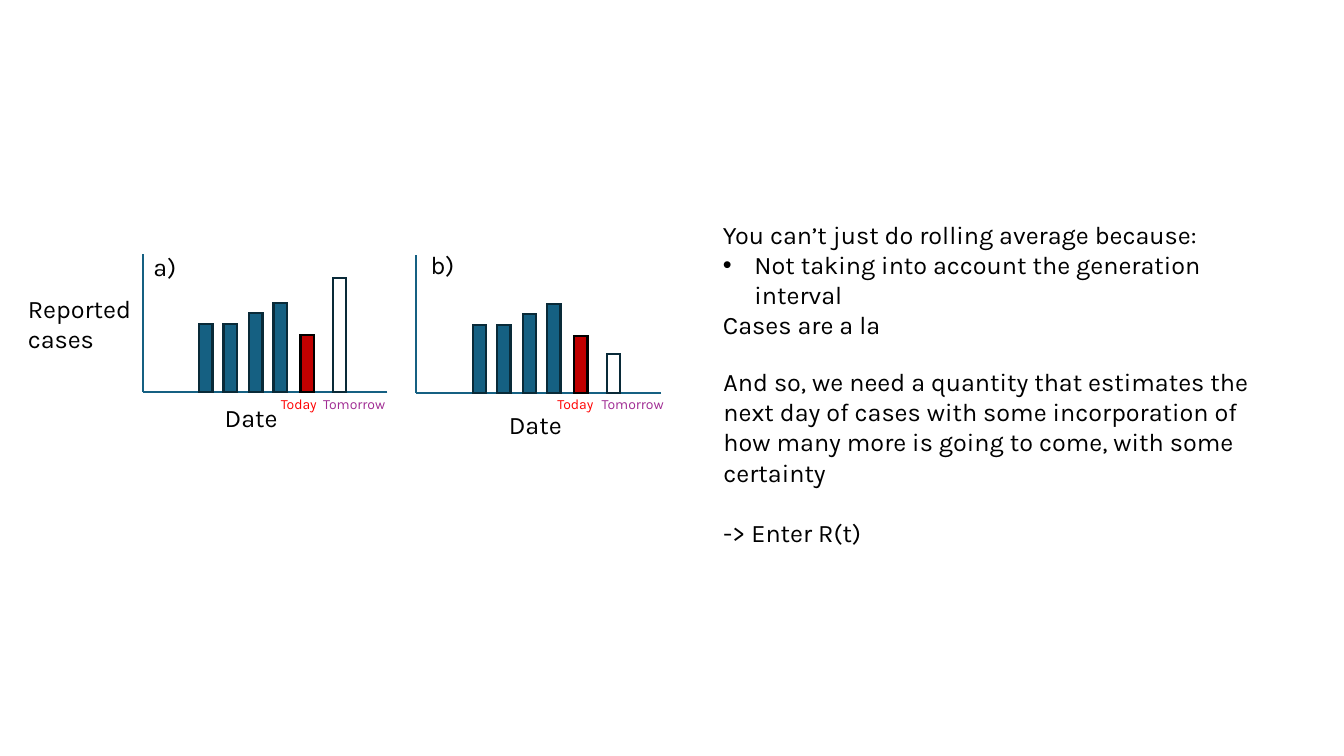
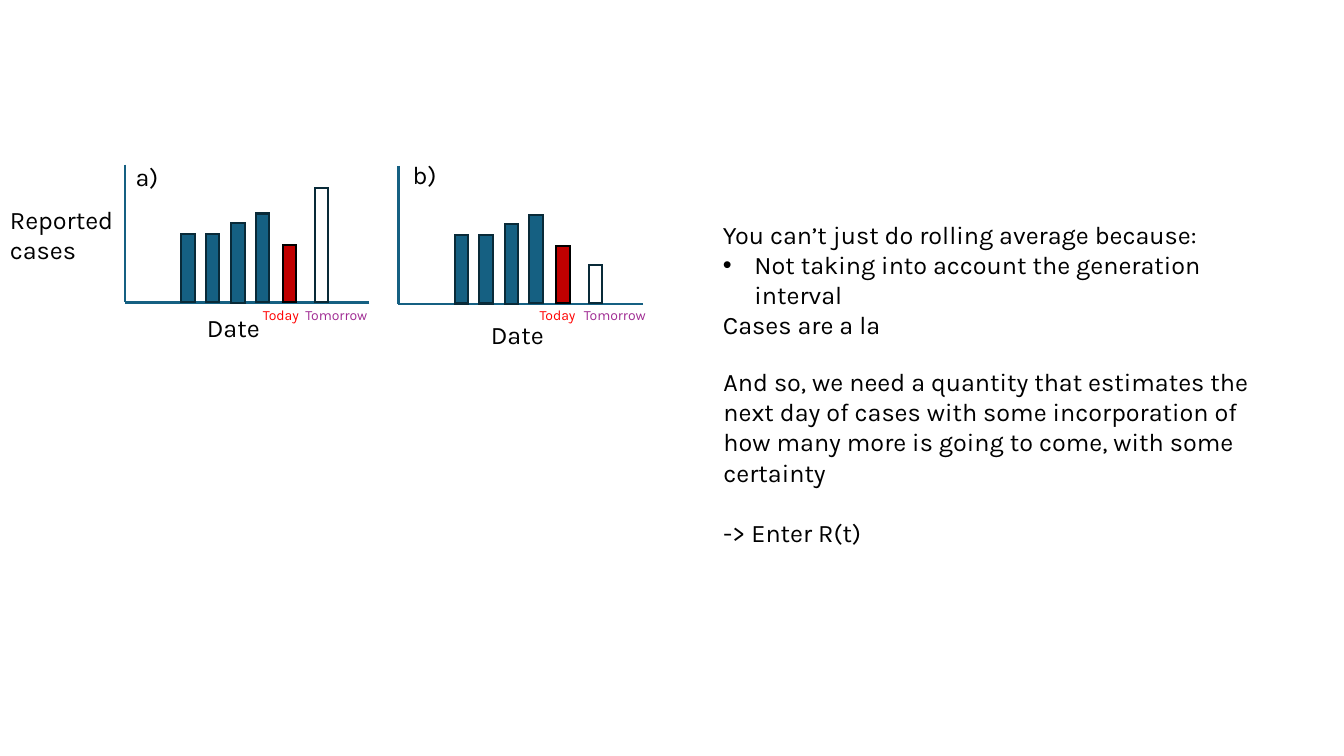
Before and after one commit to pragativprasad/RtEstimBook, a slide deck: slide 2 of Presentation1.pptx. Drawn at 1344x756 pixels with LibreOffice and Linux fonts; fonts in the diff are those of the drawing. Boxes give left, top, right and bottom in pixels: in the first picture for what was removed or moved away, otherwise in the second. Text is boxed around its words. In the diff, an @@ line names an element or a change of style, - is before the commit and + after.

```diff
--- a/Presentation1.pptx
+++ b/Presentation1.pptx
@@ 10 rectangles, 7 texts, 4 lines: place and size @@
-10 rectangles, 7 texts, 4 lines at [28, 254, 664, 435]
+10 rectangles, 7 texts, 4 lines at [10, 164, 646, 345]
@@ 2 texts, 2 rectangles: place and size @@
-2 texts, 2 rectangles at [153, 256, 455, 392]
+2 texts, 2 rectangles at [136, 166, 437, 302]
```
Also in this commit, not shown: 8 other files.
